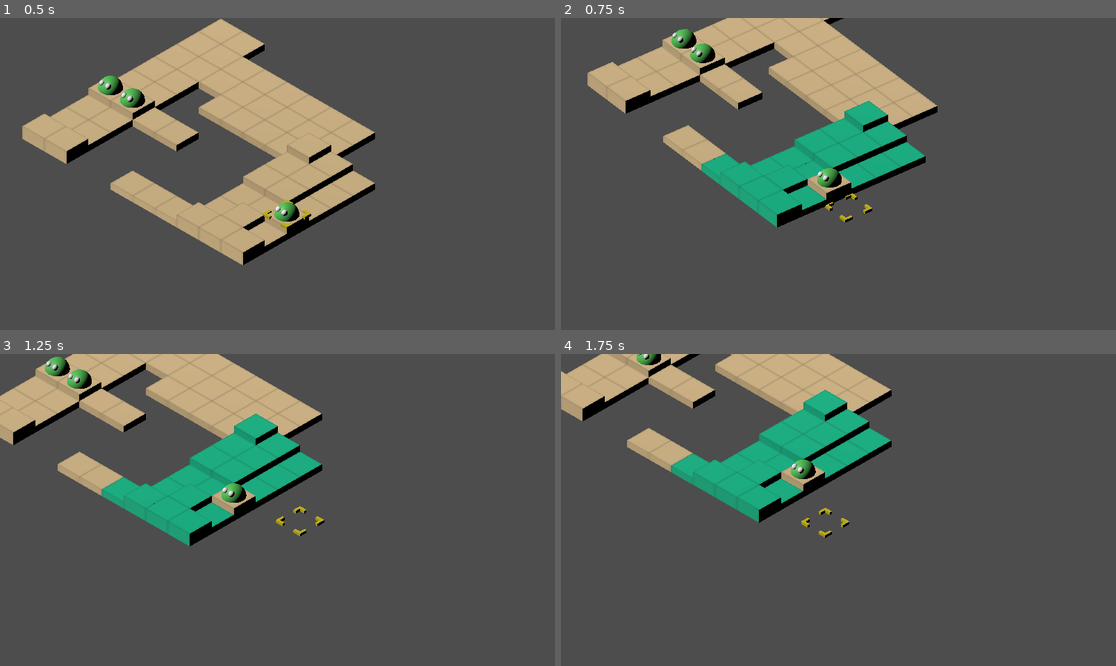
Above: before the commit, frames 1-4 (two rows, left to right).
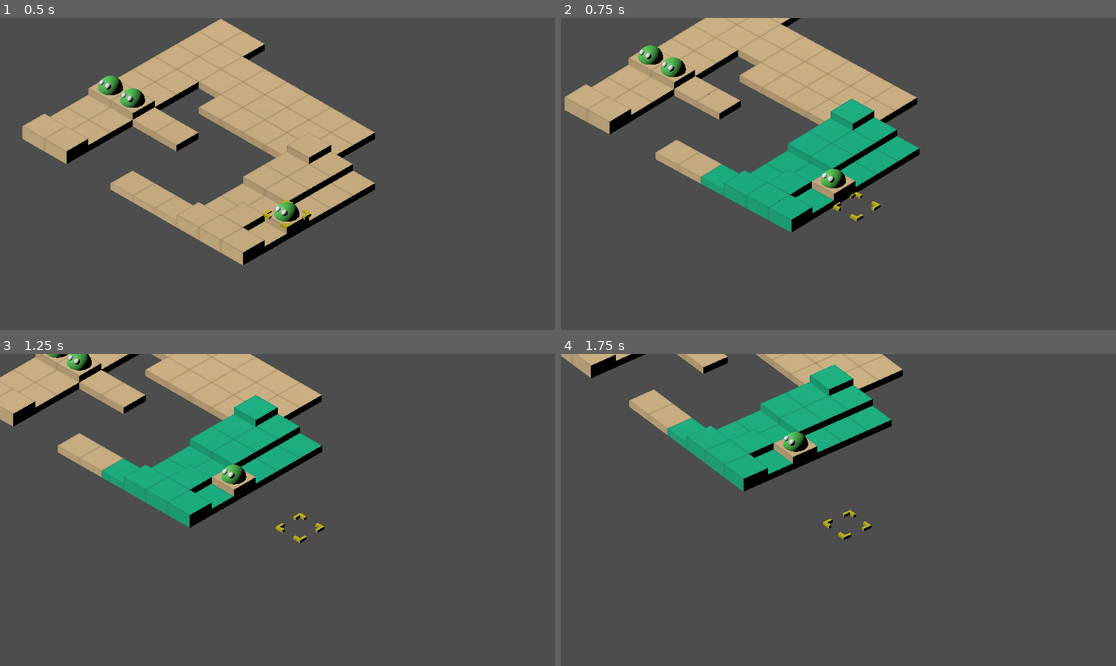
Above: after the commit, the same moments.

Repository: cyntrist/GodotTactics
Game: Godot game, scene res://Scenes/Battle.tscn
Same seed, same stepped clock (60 frames per second), same inputs: the game is played once before the commit and once after it.
Inputs (mouse positions are in pixels of both pictures, inside the frame that each line leads up to):
- Up to frame 1 (0.5 s): no input
- Up to frame 2 (0.75 s): tap Enter (fire_1) at 0.5 s; move the mouse to (960, 158) at 0.52 s; hold D (move_right) from 0.53 s (still down); tap J (camera_left) at 0.6 s
- Up to frame 3 (1.25 s): keep holding D (move_right); tap L (camera_right) at 0.8 s
- Up to frame 4 (1.75 s): move the mouse to (727, 525) at 1.27 s; release D (move_right) at 1.28 s; hold S (move_down) from 1.28 s (still down); tap L (camera_right) at 1.35 s; tap J (camera_left) at 1.55 s

Frame 1 is identical in both runs. In frame 2, 12% of the frame differs, in the area x 0-68%, y 0-69%; in frame 3, 14%; in frame 4, 17%, in the area x 0-62%, y 0-60%.

Commit message:
control de cámara por 45º

Diff:
--- a/GodotProject/Scenes/Battle.tscn
+++ b/GodotProject/Scenes/Battle.tscn
@@ -52,6 +52,9 @@
 
 [node name="Camera Controller" type="Node3D" parent="Battle Controller" unique_id=2009810650]
 script = ExtResource("4_1samx")
+_orbitDuration = 0.51
+_orbitTransition = 3
+_orbitEase = 2
 
 [node name="Heading" type="Node3D" parent="Battle Controller/Camera Controller" unique_id=171716726]
 transform = Transform3D(0.7071067, 0, 0.7071067, 0, 1, 0, -0.7071067, 0, 0.7071067, 0, 0, 0)
--- a/GodotProject/Scripts/Controller/Battle States/BattleState.gd
+++ b/GodotProject/Scripts/Controller/Battle States/BattleState.gd
@@ -9,6 +9,7 @@
 func AddListeners():
 	_owner.inputController.cameraZoomEvent.connect(Zoom)
 	_owner.inputController.cameraRotateEvent.connect(Orbit)
+	_owner.inputController.cameraPitchEvent.connect(Pitch)
 	_owner.inputController.moveEvent.connect(OnMove)
 	_owner.inputController.fireEvent.connect(OnFire)
 	_owner.inputController.quitEvent.connect(OnQuit)
@@ -16,6 +17,7 @@
 func RemoveListeners():
 	_owner.inputController.cameraZoomEvent.disconnect(Zoom)
 	_owner.inputController.cameraRotateEvent.disconnect(Orbit)
+	_owner.inputController.cameraPitchEvent.disconnect(Pitch)
 	_owner.inputController.moveEvent.disconnect(OnMove)
 	_owner.inputController.fireEvent.disconnect(OnFire)
 	_owner.inputController.quitEvent.disconnect(OnQuit)
@@ -40,3 +42,6 @@
 
 func Orbit(direction: Vector2):
 	pass
+
+func Pitch(direction: Vector2):
+	pass
--- a/GodotProject/Scripts/Controller/Battle States/MoveTargetState.gd
+++ b/GodotProject/Scripts/Controller/Battle States/MoveTargetState.gd
@@ -28,3 +28,6 @@
 
 func Orbit(direction: Vector2):
 	_owner.cameraController.Orbit(direction)
+
+func Pitch(direction: Vector2):
+	_owner.cameraController.Pitch(direction)
--- a/GodotProject/Scripts/Controller/Battle States/SelectUnitState.gd
+++ b/GodotProject/Scripts/Controller/Battle States/SelectUnitState.gd
@@ -19,3 +19,6 @@
 
 func Orbit(direction: Vector2):
 	_owner.cameraController.Orbit(direction)
+
+func Pitch(direction: Vector2):
+	_owner.cameraController.Pitch(direction)
--- a/GodotProject/Scripts/Controller/CameraController.gd
+++ b/GodotProject/Scripts/Controller/CameraController.gd
@@ -1,15 +1,28 @@
 extends Node
 class_name CameraController
 
+@export_group("Follow")
 @export var _followSpeed: float = 3.0
 var _follow: Node3D
 
-var _minZoom = 5
-var _maxZoom = 20
-var _zoom = 10
+@export_group("Zoom")
+@export_range(0, 25) var _minZoom: int = 5
+@export_range(0, 25) var _maxZoom: int = 20
+var _zoom: int = 10
 
-var _minPitch = -90
-var _maxPitch = 0
+@export_group("Pitch")
+@export_range(-180, 0) var _minPitch: int = -90
+@export_range(0, 180) var _maxPitch: int = 0
+
+@export_group("Orbit")
+@export_range(0.01, 5.0, 0.1, "suffix:s") var _orbitDuration: float = 1.0
+@export var _orbitTransition: Tween.TransitionType = Tween.TRANS_LINEAR
+@export var _orbitEase: Tween.EaseType = Tween.EASE_OUT
+var _targetHeading: float
+var _rotateTween: Tween
+
+func _ready():
+	_targetHeading = $Heading.rotation.y
 
 func Zoom(scroll: int):
 	_zoom = clamp(_zoom + scroll,_minZoom, _maxZoom )
@@ -22,19 +35,39 @@
 
 func Orbit(direction: Vector2):
 	if direction.x != 0:
-		var headingSpeed = 2
-		var headingAngle = $Heading.rotation.y
+		var step := deg_to_rad(45)
+
+		var current : float = $Heading.rotation.y
+		var raw_target := _targetHeading + direction.x * step
+
+		var diff := wrapf(raw_target - current, -PI, PI)
+		_targetHeading = current + diff
+
+		if _rotateTween and _rotateTween.is_running():
+			_rotateTween.kill()
+
+		_rotateTween = create_tween()
+		_rotateTween.tween_property(
+			$Heading,
+			"rotation:y",
+			_targetHeading,
+			_orbitDuration
+		).set_trans(_orbitTransition).set_ease(_orbitEase)
+
+func Pitch(direction: Vector2):
+	if direction.x != 0:
+		var headingSpeed: int = 2
+		var headingAngle: float = $Heading.rotation.y
 		headingAngle += direction.x * headingSpeed * get_process_delta_time()
 		$Heading.rotation.y = headingAngle
 		while $Heading.rotation.y > deg_to_rad(360):
 			$Heading.rotation.y -= deg_to_rad(720)
 		while $Heading.rotation.y < deg_to_rad(-360):
 			$Heading.rotation.y += deg_to_rad(720)
-
 	if direction.y !=0:
-		var orbitSpeed = 2
-		var vAngle = direction.y
-		var orbitAngle = $Heading/Pitch.rotation.x
+		var orbitSpeed: int = 2
+#		var vAngle: float = direction.y
+		var orbitAngle: float = $Heading/Pitch.rotation.x
 		orbitAngle += direction.y * orbitSpeed * get_process_delta_time()
 		orbitAngle = clamp(orbitAngle,deg_to_rad(_minPitch), deg_to_rad(_maxPitch) )
 		$Heading/Pitch.rotation.x = orbitAngle
@@ -48,8 +81,8 @@
 		_follow = follow
 
 func AdjustedMovement(originalPoint:Vector2i):
-	var angle = rad_to_deg($Heading.rotation.y)
-	var offset = 1 # guarrada
+	var angle: float = rad_to_deg($Heading.rotation.y)
+	var offset: int = 1 # guarrada
 	angle -= offset;
 
 	if ((angle >= -45 && angle < 45) || ( angle < -315 || angle >= 315)):
--- a/GodotProject/Scripts/Controller/InputController.gd
+++ b/GodotProject/Scripts/Controller/InputController.gd
@@ -5,6 +5,7 @@
 signal quitEvent()
 signal moveEvent(point:Vector2i)
 signal cameraRotateEvent(point:Vector2)
+signal cameraPitchEvent(point:Vector2)
 signal cameraZoomEvent(scroll:int)
 
 var _hor:Repeater = Repeater.new('move_left', 'move_right')
@@ -37,11 +38,17 @@
 	if _camZoomDown.Update():
 		cameraZoomEvent.emit(1)
 
-	var camX = Input.get_axis('camera_right','camera_left')
+#	var camX = Input.get_axis('camera_right','camera_left')
 	var camY = Input.get_axis('camera_down', 'camera_up')
+#	if camX !=0 || camY !=0:
+	if camY !=0:
+		cameraPitchEvent.emit(Vector2(0,camY))
 
-	if camX !=0 || camY !=0:
-		cameraRotateEvent.emit(Vector2(camX,camY))
+	if Input.is_action_just_pressed("camera_right"):
+		cameraRotateEvent.emit(Vector2(1, 0))
+
+	if Input.is_action_just_pressed("camera_left"):
+		cameraRotateEvent.emit(Vector2(-1, 0))
 
 	if Input.is_action_just_pressed('camera_activate'):
 		_lastMouse = get_viewport().get_mouse_position()
